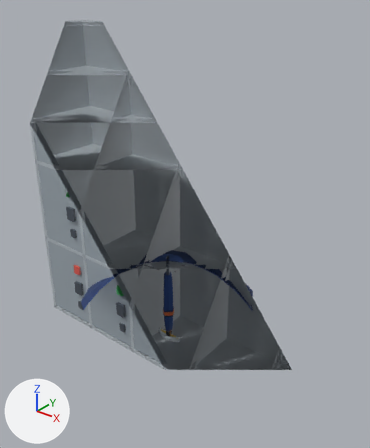
The glTF model game/dist/models/items.glb, before and after one commit.
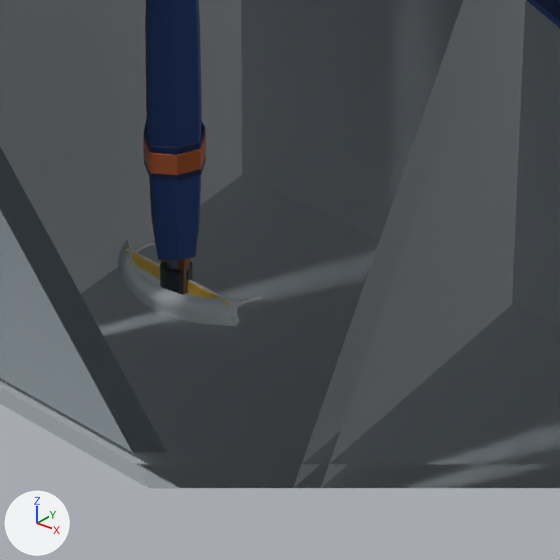
Each version is shown whole from a camera (50 mm lens) standing at (0.953, -1.101, 1.156) and looking at (0.051, 0.026, 0.457), then close up on the part from 37% to 63% of the width and 64% to 85% of the height. Lighting does not change. The marker at lower left points along +X, +Y and +Z. The last two pictures show the newer version. Everything nearer to the camera than a plane just in front of the edit is cut away.

In view in the first close-up: 'FURN_Locker__Body', 'FURN_Locker__Door02', 'ITM04_Card', 'ITM06_Mask', 'ITM09_Umbrella', 'ITM09_UmbrellaOpen' and 3 more.
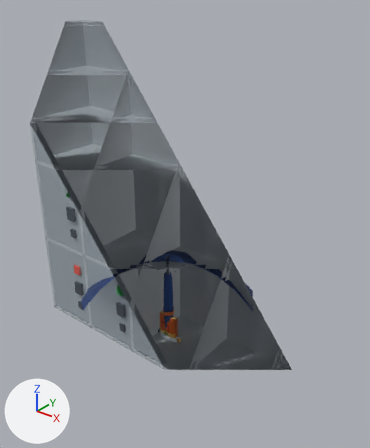
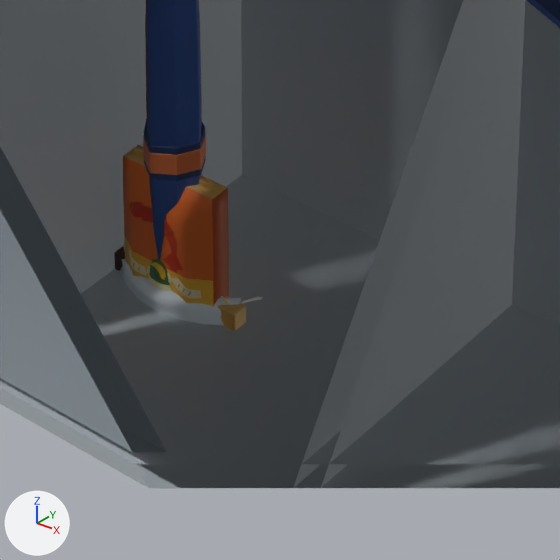
Commit message: fix: items.glb 반입 누락 — 편의점 선물 5종 메시를 게임으로

What differs and where, as boxes [x1, y1, x2, y2] in the close-ups (560 x 560 px):
'ITM12_SnackBag', added: after [123, 145, 229, 307]
    faces in mat_itm_snackbag (orange #f0742c): [123, 156, 213, 281]
    faces in mat_itm_snackshade (orange #b8501a): [164, 188, 229, 305]
    faces in mat_itm_snacklower (orange #f6bc3c): [124, 236, 214, 307]
    faces in mat_itm_snackshrimp (red #d4381c): [130, 202, 183, 273]
    faces in mat_itm_snacktopband (orange #d9a85a): [123, 145, 227, 199]
'ITM12_Yanggaeng', added (mostly hidden): after [114, 247, 246, 331]
    faces in mat_itm_yanggaengboxlit (orange #e8be72): [218, 296, 246, 331]
    faces in mat_itm_yanggaengbox (orange #d9a24b): [217, 305, 246, 331]
    faces in mat_itm_yanggaengdark (brown #3a211a): [114, 247, 125, 271]
'ITM12_BananaMilk', added: after [149, 259, 171, 291]
    faces in mat_itm_milkaccent (dark green #4e7a3a): [149, 259, 170, 285]

The change, as a list of edits to the scene's bpy script:
```text
Add ob_itm12_yanggaeng:
    ob_itm12_yanggaeng = bpy.data.objects.new('ITM12_Yanggaeng', me_itm12_yanggaeng)  # 508 vertices, 972 faces; spans x -0.05..0.05, y -0.0058..0.0058, z 0.0..0.0242; in mat_itm_yanggaengbox (orange #d9a24b), mat_itm_yanggaengboxlit (orange #e8be72), mat_itm_yanggaengdark (brown #3a211a), mat_itm_yanggaengbeige (beige #efe0bd), mat_itm_yanggaengbean (dark red #6b2e22)
    ob_itm12_yanggaeng.location = (0.0, 0.0, 0.0)
Add ob_itm12_snackbag:
    ob_itm12_snackbag = bpy.data.objects.new('ITM12_SnackBag', me_itm12_snackbag)  # 968 vertices, 1816 faces; spans x -0.035..0.035, y -0.0159..0.0159, z 0.0..0.1048; in mat_itm_snackbag (orange #f0742c), mat_itm_snackshade (orange #b8501a), mat_itm_snacktopband (orange #d9a85a), mat_itm_snacklower (orange #f6bc3c), mat_itm_snackshrimp (red #d4381c), mat_itm_snackpiece (beige #f4e1b2), mat_itm_snackpiecegroove (orange #cba666)
    ob_itm12_snackbag.location = (0.0, 0.0, 0.0)
Add ob_itm12_bananamilk:
    ob_itm12_bananamilk = bpy.data.objects.new('ITM12_BananaMilk', me_itm12_bananamilk)  # 460 vertices, 908 faces; spans x -0.0179..0.0179, y -0.0179..0.0179, z 0.0..0.0701; in mat_itm_milkbody (beige #f8ecb4), mat_itm_milklit (beige #fff6ce), mat_itm_milkcap (dark green #2e4a2a), mat_itm_milkaccent (dark green #4e7a3a), mat_itm_milkbanana (yellow #efbe2e)
    ob_itm12_bananamilk.location = (0.0, 0.0, 0.0)
```
